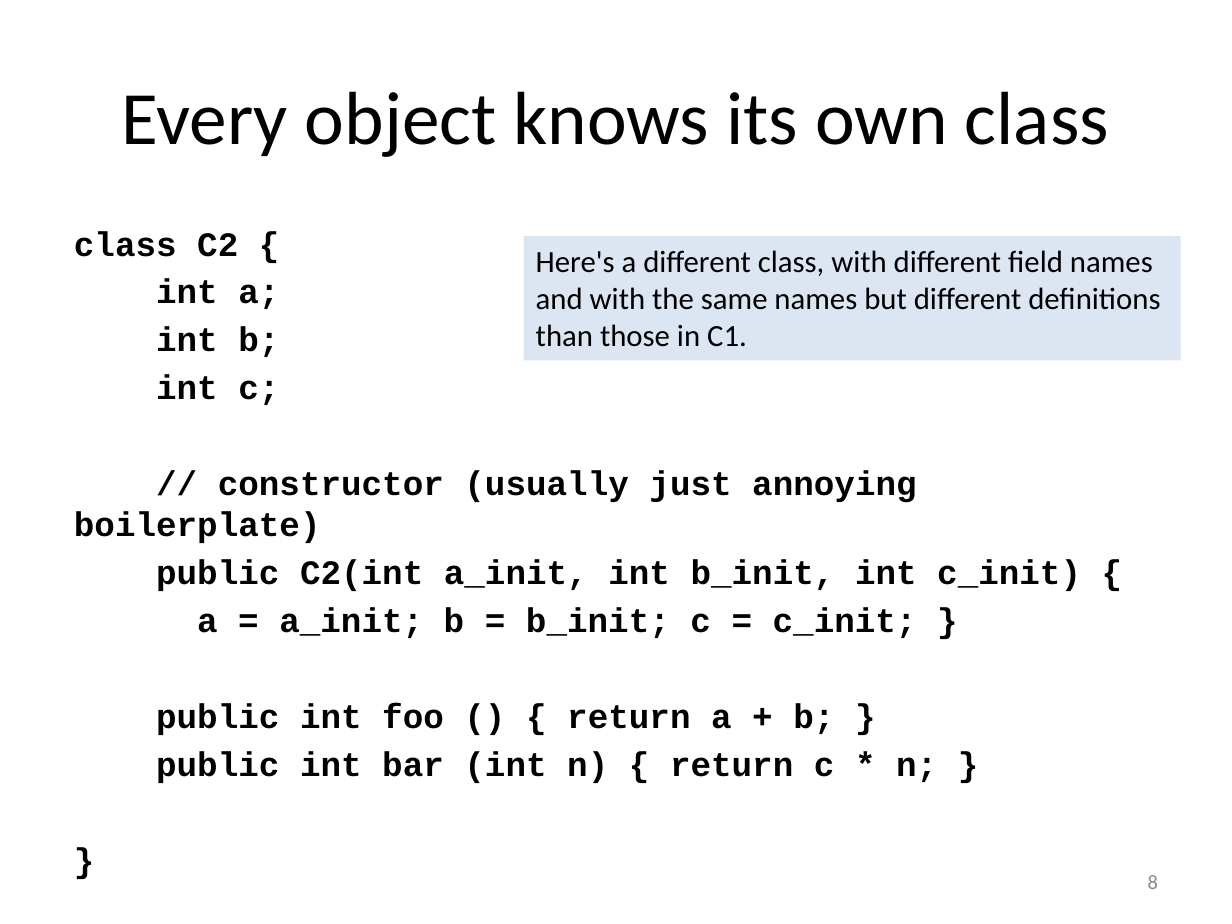
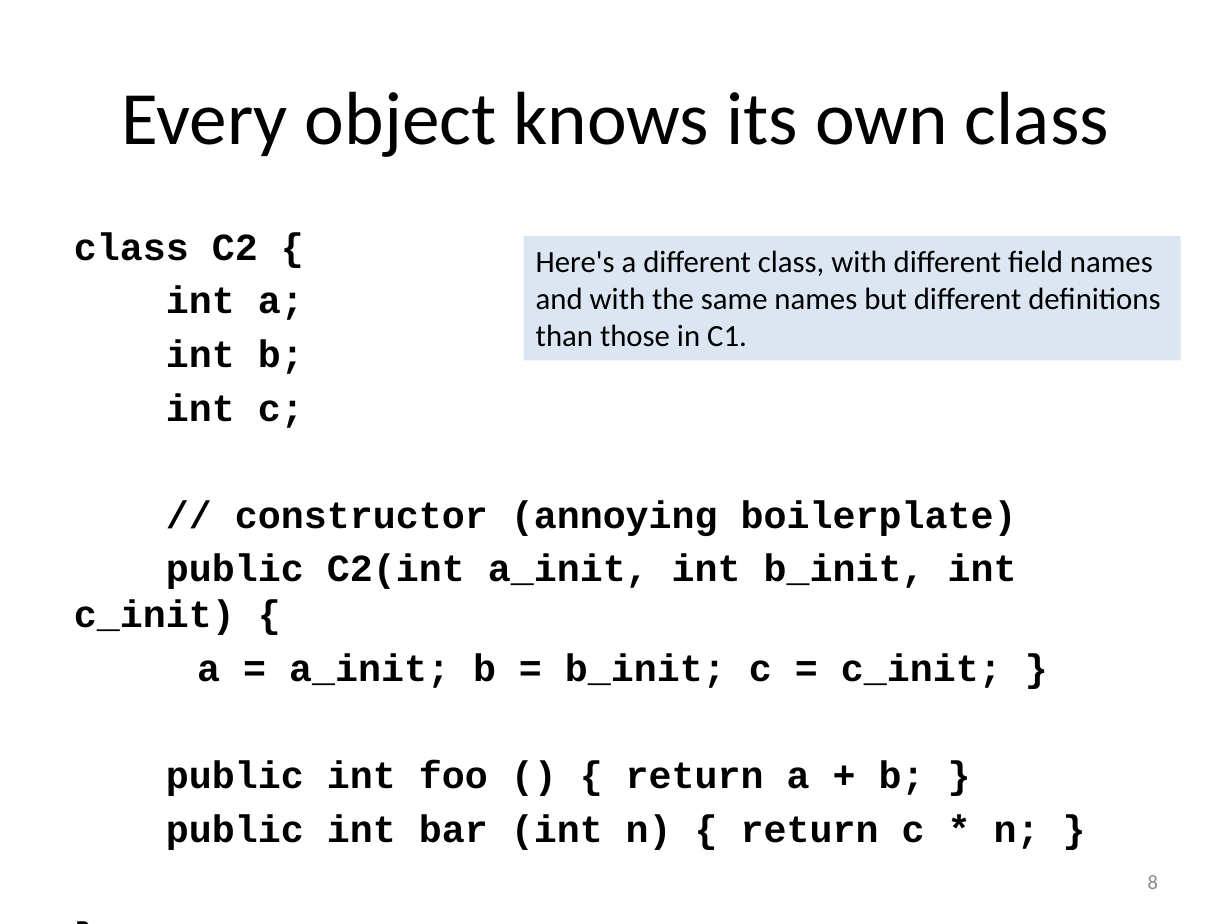
Before and after one commit to mwand/cs5010f17, a slide deck: slide 8 of Slides/Lesson 5.4 Doing It In Java.pptx. Drawn at 1232x924 pixels with LibreOffice and Linux fonts; fonts in the diff are those of the drawing. Boxes give left, top, right and bottom in pixels: in the first picture for what was removed or moved away, otherwise in the second. Text is boxed around its words. In the diff, an @@ line names an element or a change of style, - is before the commit and + after.

```diff
--- a/Slides/Lesson 5.4 Doing It In Java.pptx
+++ b/Slides/Lesson 5.4 Doing It In Java.pptx
@@ text at [74,232,1040,850]: size 20 to 22.4 pt in "class C2 {", "int a;", "int b;", "int c;" and 5 more places @@
@@ text at [235,500,1017,536]: text changed; size 20 to 22.4 pt @@
-// constructor (usually just annoying boilerplate)
+// constructor (annoying boilerplate)
```
Also in this commit, not shown: 5 other slides changed, 12 slides added, 7 other files.
